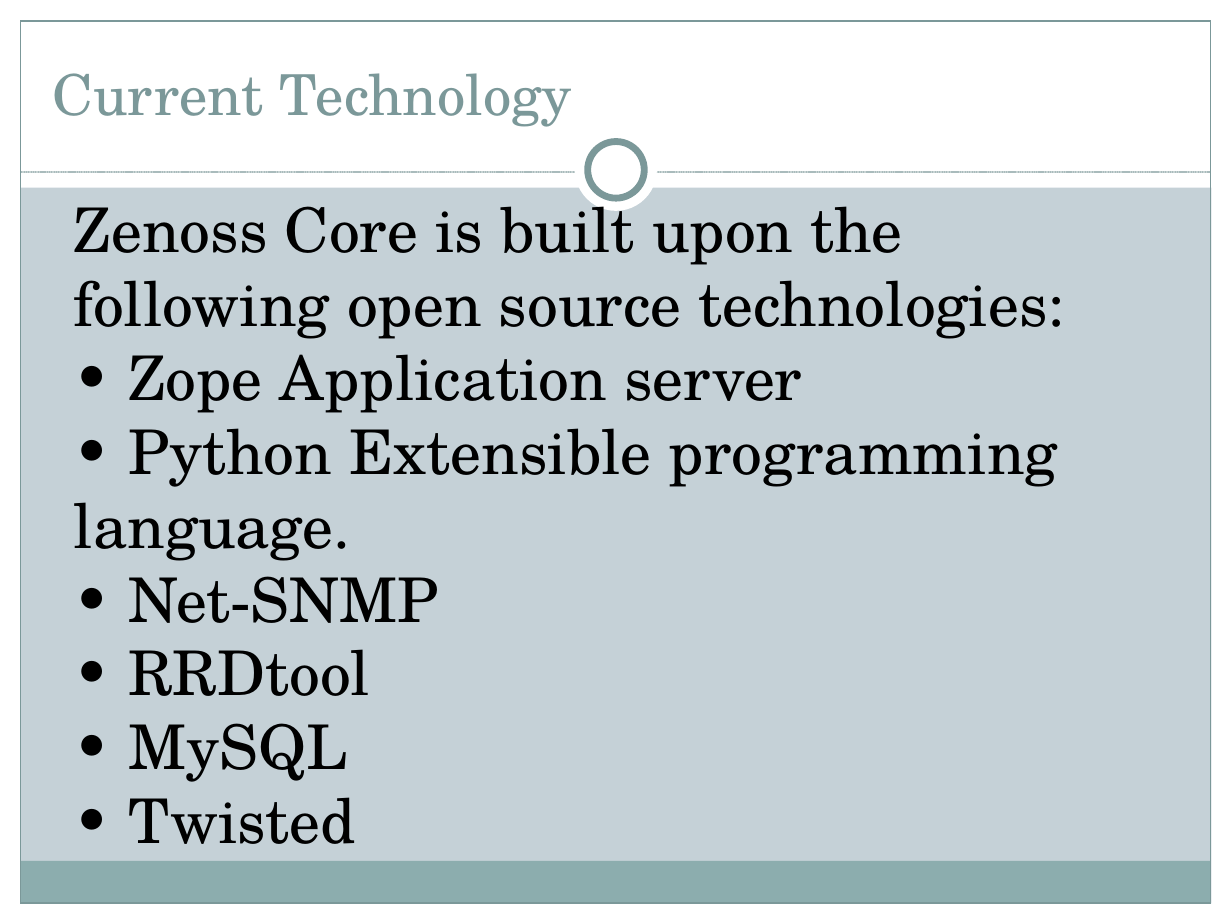
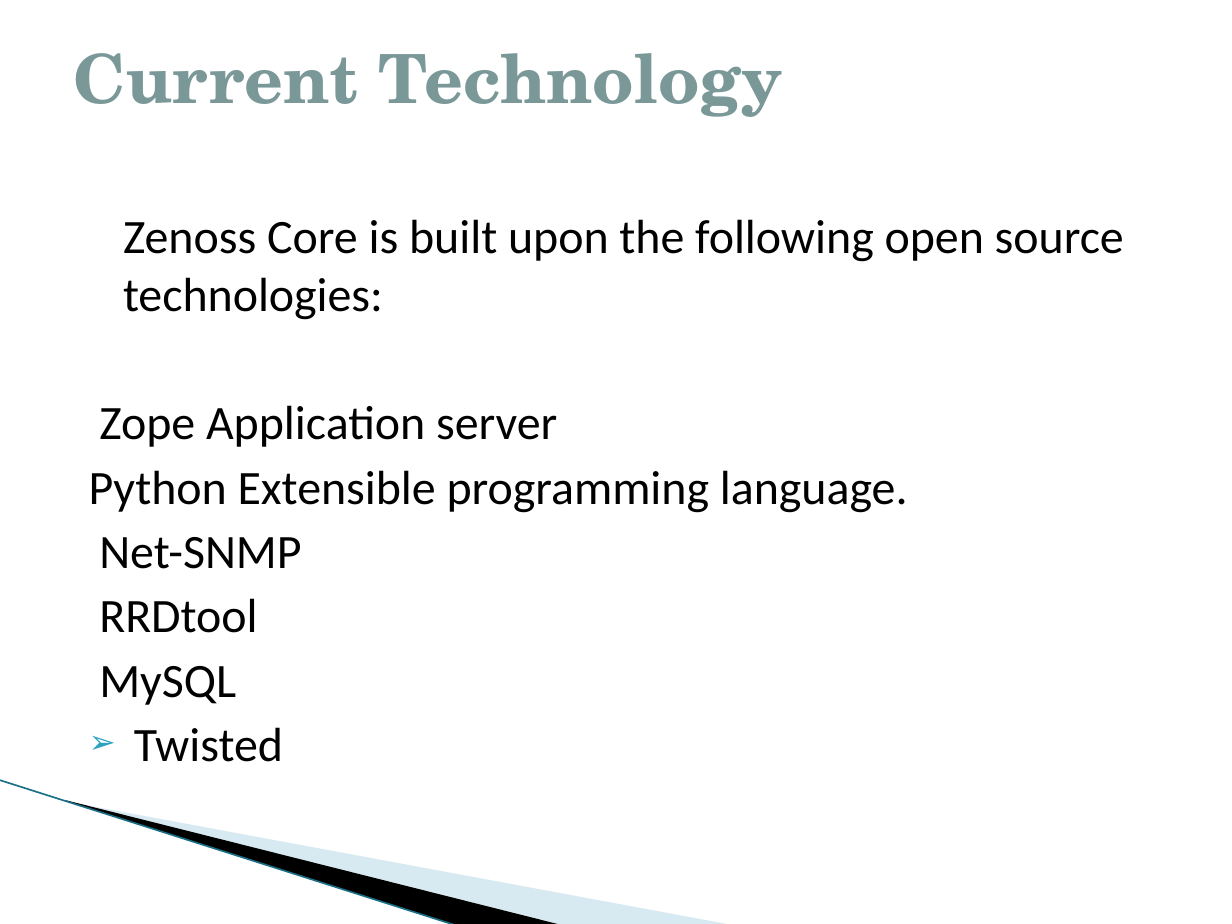
Before and after one commit to nidhi1994/OSlab15, a slide deck: slide 4 of seminar/ZenossCore.pptx. Drawn at 1232x924 pixels with LibreOffice and Linux fonts; fonts in the diff are those of the drawing; background and template pictures are left out. Boxes give left, top, right and bottom in pixels: in the first picture for what was removed or moved away, otherwise in the second. Text is boxed around its words. In the diff, an @@ line names an element or a change of style, - is before the commit and + after.

```diff
--- a/seminar/ZenossCore.pptx
+++ b/seminar/ZenossCore.pptx
@@ background #C5D1D7 to #FFFFFF @@
@@ rectangle removed at [0, 0, 1232, 187] @@
@@ rectangle removed at [0, 0, 21, 924] @@
@@ rectangle removed at [21, 21, 1211, 903] @@
@@ rectangle removed at [1211, 0, 1232, 924] @@
@@ title "Current Technology": place and size @@
-title "Current Technology" at [53, 73, 573, 127]
+title "Current Technology" at [74, 53, 782, 117]
@@ title "Current Technology" at [74, 53, 782, 117]: size 33 to 39.6 pt, bold on; vertical alignment bottom to middle @@
@@ ellipse removed at [575, 129, 658, 212] @@
@@ ellipse removed at [588, 142, 644, 198] @@
@@ line removed from (21, 172) to (1211, 172) @@
@@ text "Zenoss Core is built upon ...": place and size @@
-text "Zenoss Core is built upon ..." at [74, 192, 1065, 844]
+text "Zenoss Core is built upon ..." at [89, 219, 1124, 762]
@@ text at [123, 219, 1124, 320]: size 36 to 28 pt, font TeX Gyre Schola to Calibri in "Zenoss Core is built upon the following ..."; indent changed; more space between paragraphs @@
@@ text at [89, 405, 908, 762]: text changed; size 36 to 28 pt; font TeX Gyre Schola to Calibri @@
-• Zope Application server
-• Python Extensible programming language.
-• Net-SNMP
-• RRDtool
-• MySQL
-• Twisted
+➢ Zope Application server
+  Python Extensible programming language.
+  Net-SNMP
+  RRDtool
+  MySQL
+  Twisted
@@ freeform shape added at [96, 674, 609, 869], fill #A0CBDC at 40% opacity @@
@@ freeform shape added at [0, 780, 505, 893], fill #000000 @@
@@ line added from (0, 780) to (457, 924), #97C5D8 0.95 pt @@
@@ rectangle removed at [20, 861, 1210, 903] @@
@@ rectangle removed at [0, 903, 1232, 924] @@
```
Also in this commit, not shown: 6 other slides changed.
